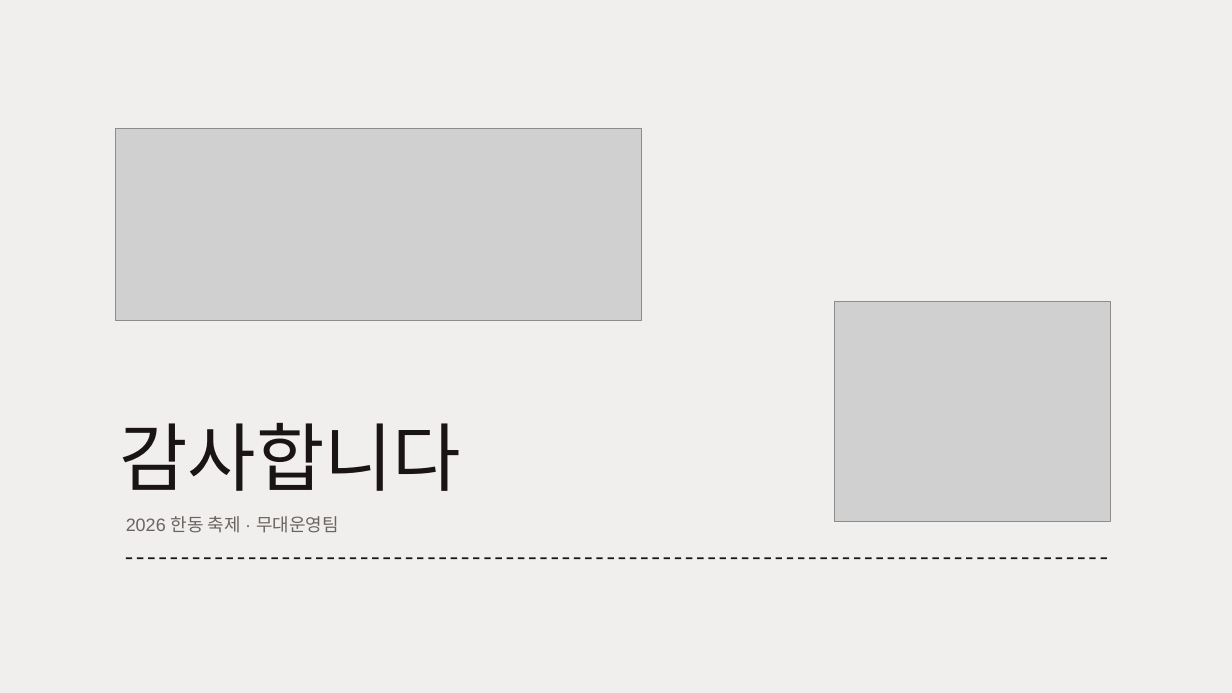
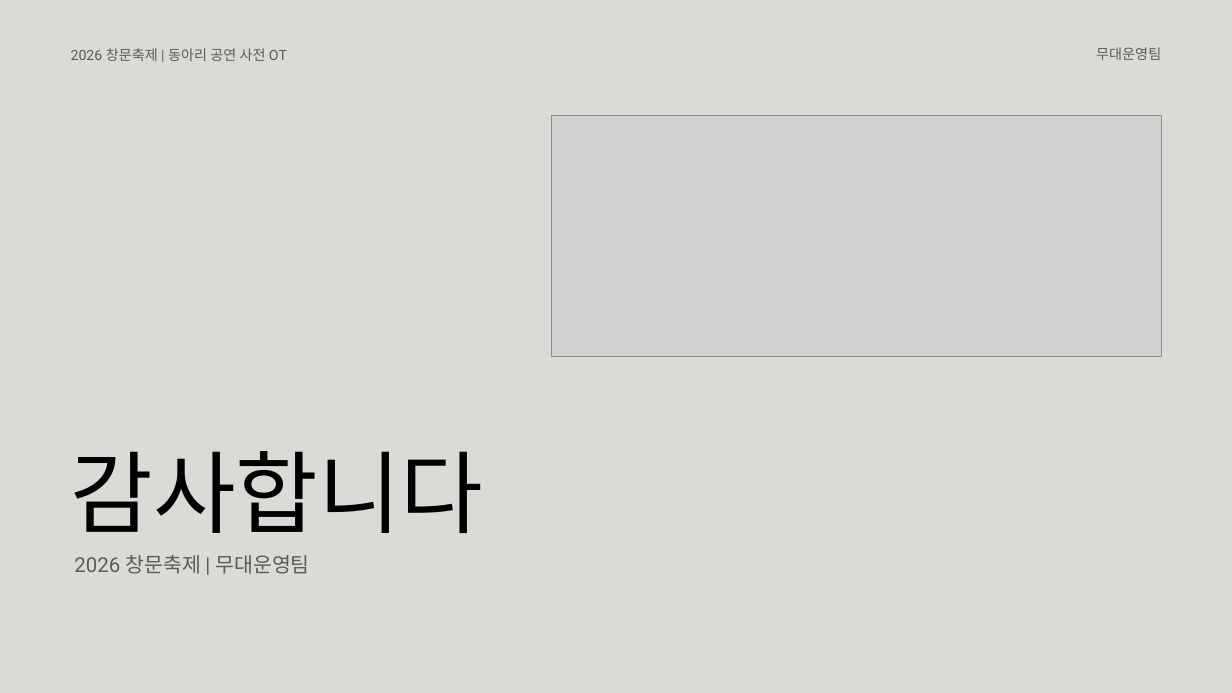
Before and after one commit to 22300576-star/-, a slide deck: slide 11 of 2026_창조와문화_동아리공연_사전OT.pptx. Drawn at 1232x693 pixels with LibreOffice and Linux fonts; fonts in the diff are those of the drawing; grey boxes stand for pictures; background and template pictures are left out. Boxes give left, top, right and bottom in pixels: in the first picture for what was removed or moved away, otherwise in the second. Text is boxed around its words. In the diff, an @@ line names an element or a change of style, - is before the commit and + after.

```diff
--- a/2026_창조와문화_동아리공연_사전OT.pptx
+++ b/2026_창조와문화_동아리공연_사전OT.pptx
@@ background picture (left out) to #DBDAD7 @@
@@ text added at <box>71,48,287,61</box>, 11 pt, text #5C5B58 @@
+2026 창문축제 | 동아리 공연 사전 OT
@@ text added at <box>1096,47,1161,60</box>, 11 pt, text #5C5B58 @@
+무대운영팀
@@ picture added at <box>552,116,1162,357</box> @@
@@ picture removed at <box>116,128,641,321</box> @@
@@ picture removed at <box>835,301,1111,521</box> @@
@@ text "감사합니다": place and size @@
-text "감사합니다" at <box>119,423,461,491</box>
+text "감사합니다" at <box>71,451,484,533</box>
@@ text "감사합니다" at <box>71,451,484,533</box>: size 58 to 70 pt, font Arial to Roboto, text colour #1A1414 to #000000 @@
@@ text at <box>74,555,310,574</box>: text changed; size 14 to 16 pt; font Arial to Roboto; text colour #6B6360 to #5C5B58 @@
-2026 한동 축제 · 무대운영팀
+2026 창문축제 | 무대운영팀
@@ line removed from (126, 558) to (1110, 558) @@
```
Also in this commit, not shown: 10 other slides changed, 1 other file.
